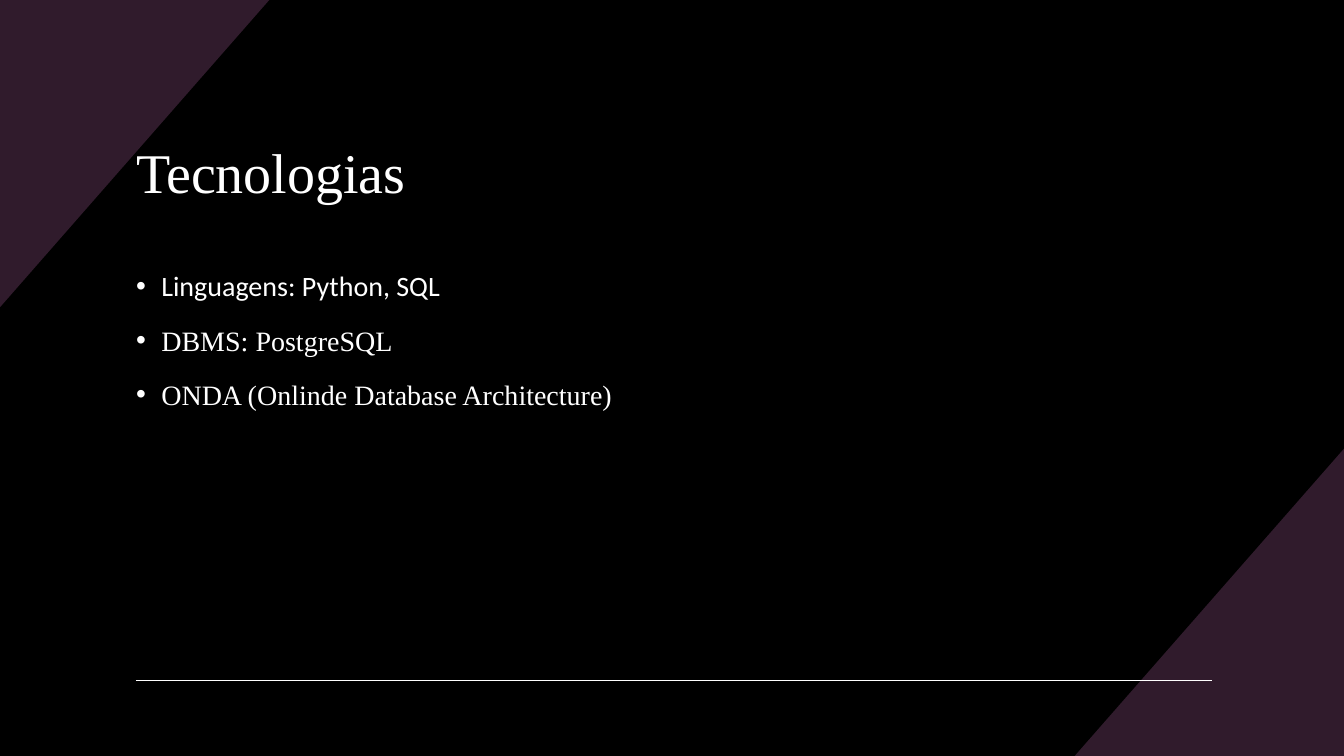
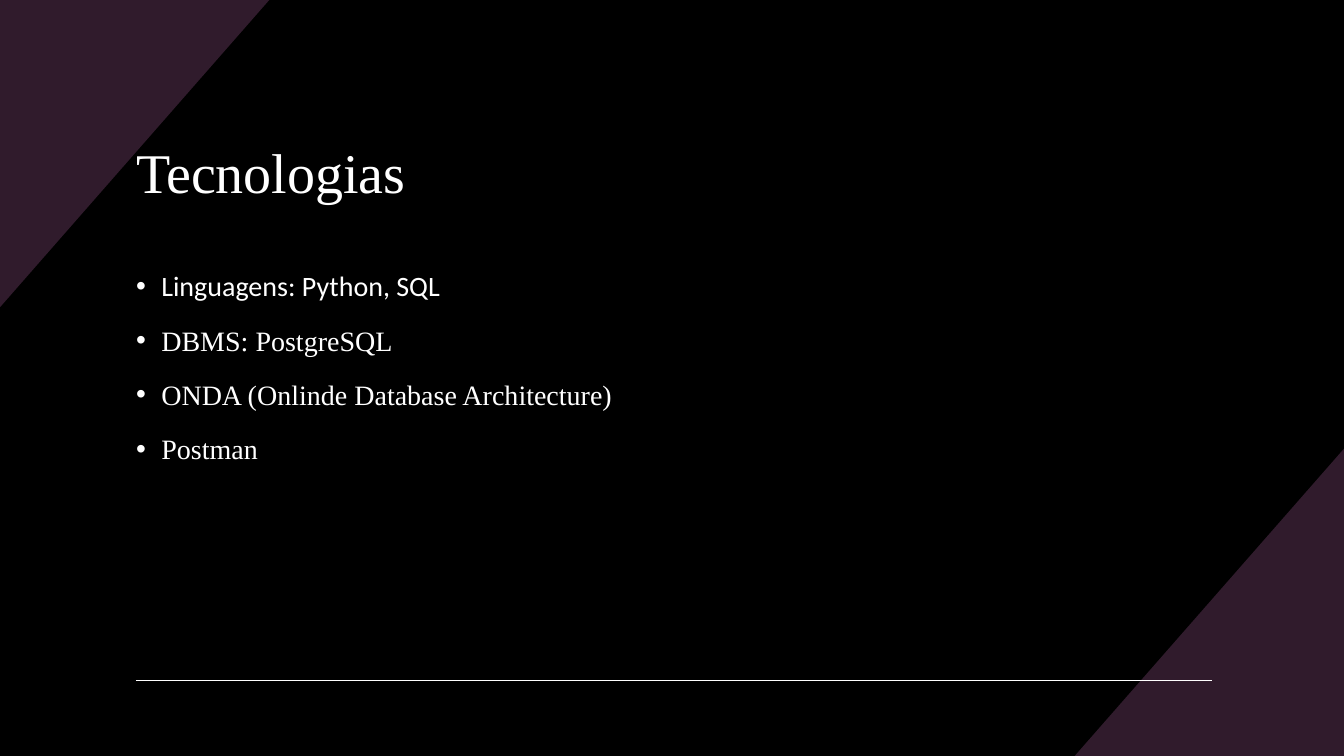
Before and after one commit to Famelgas/Projeto-BD, a slide deck: slide 7 of Diagramas/Apresentação do Projeto.pptx. Drawn at 1344x756 pixels with LibreOffice and Linux fonts; fonts in the diff are those of the drawing. Boxes give left, top, right and bottom in pixels: in the first picture for what was removed or moved away, otherwise in the second. Text is boxed around its words. In the diff, an @@ line names an element or a change of style, - is before the commit and + after.

```diff
--- a/Diagramas/Apresentação do Projeto.pptx
+++ b/Diagramas/Apresentação do Projeto.pptx
@@ text at box(161, 440, 258, 460): paragraph added @@
+• Postman
```
Also in this commit, not shown: 1 other slide changed, 1 slide added, 17 other files.
